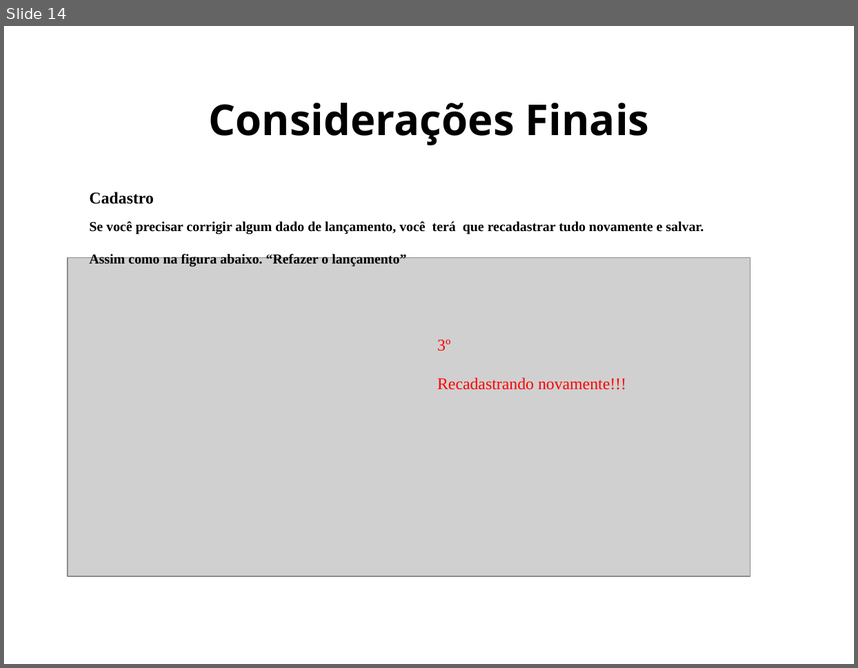
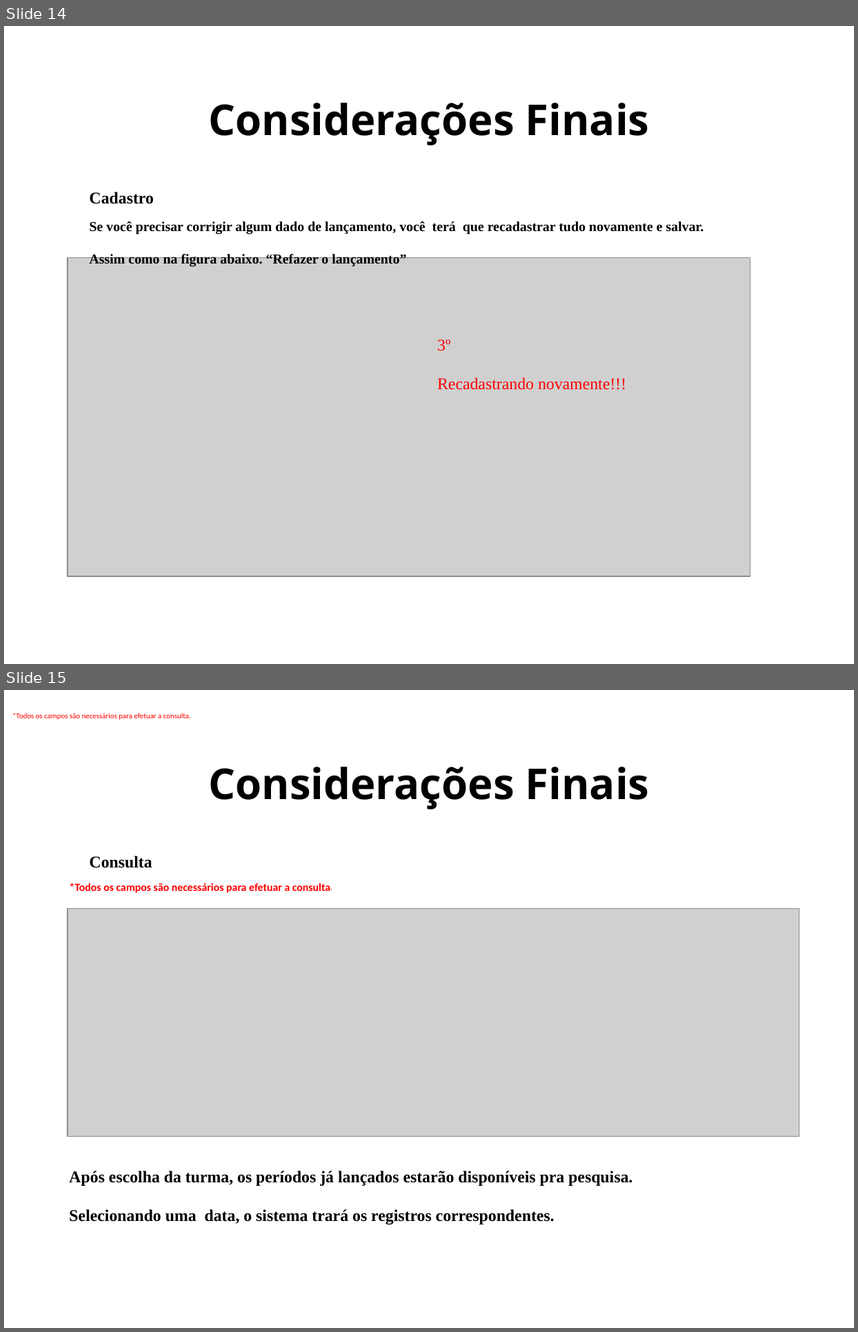
Before and after one commit to felipeviola/vence4edicao, a slide deck: Vence.Input4Edicao/Vence.Input4Edicao/Content/Arquivos/Tutorial.pptx. Shown one above the other, each under a label of ours: slide 14 before the commit, slides 14 and 15 after it. The pictures are 858x668 and 858x1332 pixels, drawn with LibreOffice and Linux fonts; fonts in the diff are those of the drawing; grey boxes stand for pictures; background and template pictures are left out. Boxes give left, top, right and bottom in pixels: in the first picture for what was removed or moved away, otherwise in the second. Text is boxed around its words. In the diff, an @@ line names an element or a change of style, - is before the commit and + after.

Commit message:
ajuste tela de consulta pra atender cliente. Só pesquisa se houver lançamento

```diff
--- a/Vence.Input4Edicao/Vence.Input4Edicao/Content/Arquivos/Tutorial.pptx
+++ b/Vence.Input4Edicao/Vence.Input4Edicao/Content/Arquivos/Tutorial.pptx
@@ slide 15 added at (4, 690, 854, 1328), background picture (left out) @@
@@ text added at (12, 713, 191, 720), 11 pt, text #FF0000 @@
+*Todos os campos são necessários para efetuar a consulta.
@@ title added at (208, 767, 650, 809), 36 pt, text #000000, bold @@
+Considerações Finais
@@ text added at (90, 856, 152, 868), 24 pt, text #000000, bold @@
+Consulta
@@ text added at (70, 883, 330, 893), 16 pt, text #FF0000, bold @@
+*Todos os campos são necessários para efetuar a consulta.
@@ picture added at (67, 909, 800, 1136) @@
@@ text added at (69, 1170, 633, 1224), 24 pt, text #000000, bold @@
+Após escolha da turma, os períodos já lançados estarão disponíveis pra pesquisa. Selecionando uma data, o sistema trará os registros correspondentes.
```
Also in this commit, not shown: 25 other files.
